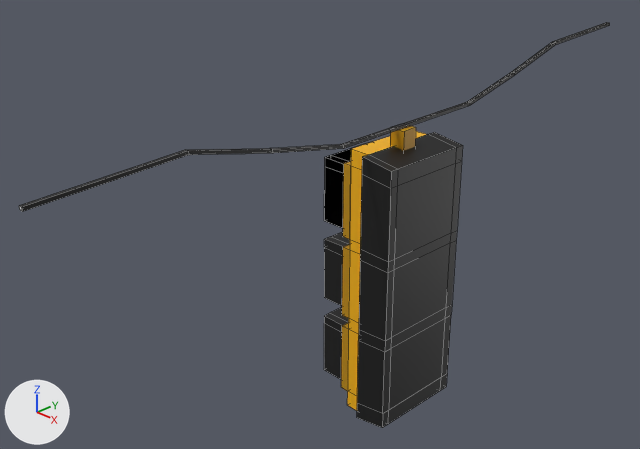
Two versions of the Blender file BlenderModels/Streetlight/greenLight/greenLight.blend, one commit apart.
Both versions are drawn from a 50 mm camera at (4.38, -4.88, 3.64) aimed at (-0.23, -0.38, 0.77). Lighting does not change. The marker at lower left points along +X, +Y and +Z. Mesh edges are drawn as thin lines.

Script lines for the objects in view, before the commit:
```python
me_cube = bpy.data.meshes.new('Cube')
me_cube.from_pydata(...)  # 294 vertices, 250 faces; spans x -0.33..0.49, y -3.01..3.0, z -0.87..1.96
# faces by material slot: [51, 144, 20, 20, 5, 5, 5]
me_cube.materials.append(mat_material)  # white #e7e7e7
me_cube.materials.append(mat_blackplastic)  # black #0f0f0f
me_cube.materials.append(mat_yellowplastic)  # yellow #f7b500
me_cube.materials.append(mat_darkyellowplastic)  # yellow #be8c00
me_cube.materials.append(mat_red)  # red #880000
me_cube.materials.append(mat_yellow)  # yellow #8b8500
me_cube.materials.append(mat_green)  # green #2dff00
ob_cube = bpy.data.objects.new('Cube', me_cube)
ob_cube.location = (0.0, 0.0, 0.0)
```
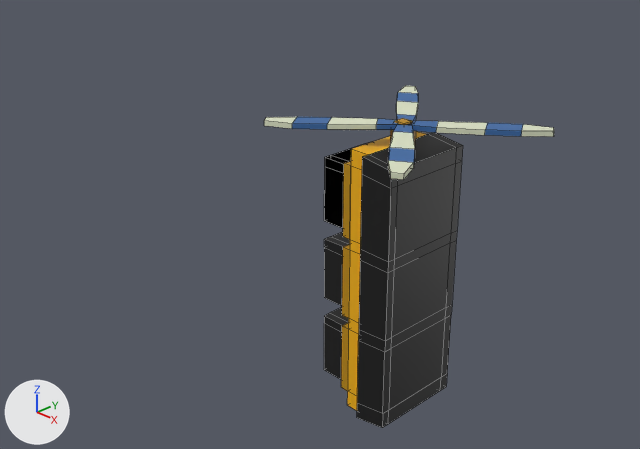
Changed parts and their boxes [x1, y1, x2, y2] in the pictures (640 x 449 px):
'Cube', reshaped (51% narrower, 16% shorter): before [19, 22, 610, 428]; after [264, 86, 554, 428]
part 1 of me_cube, added: after [411, 121, 554, 137]
part 2 of me_cube, added: after [396, 86, 418, 125]
part 3 of me_cube, added: after [264, 117, 402, 130]
part 4 of me_cube, added: after [388, 123, 415, 180]
part 5 of me_cube, cut back: before [19, 22, 610, 211]; after [394, 118, 413, 125]

What the commit changed:
Material 'PropellerWhite' (mat_propellerwhite) is new.
Its base color is (0.757, 0.8, 0.59) (white #e2e7ca).
Material 'PropellerBlue' (mat_propellerblue) is new.
Its base color is (0.0417, 0.144, 0.384) (blue #3a6aa7).
me_cube is used by ob_cube; location (0.0, 0.0, 0.0).
me_cube had 294 vertices, 250 faces and spanned x -0.33..0.49, y -3.01..3.0, z -0.87..1.96.
me_cube now has 319 vertices, 268 faces and spans x -0.59..1.14, y -0.82..0.91, z -0.87..1.64.
me_cube part 1: a new loose piece of 20 vertices spanning x 0.21..1.14, y 0.01..0.74, z 1.58..1.63.
me_cube part 2: a new loose piece of 20 vertices spanning x -0.44..0.31, y -0.01..0.91, z 1.58..1.63.
me_cube part 3: a new loose piece of 20 vertices spanning x -0.59..0.3, y -0.67..0.12, z 1.58..1.63.
me_cube part 4: a new loose piece of 20 vertices spanning x 0.19..0.95, y -0.82..0.09, z 1.58..1.63.
Part 5, on me_cube:
59 vertices are removed from x 0.21..0.24, y -3.01..3.0, z 1.58..1.96.
59 faces are deleted.
4 vertices are added at (0.18, 0.01, 1.64), (0.18, 0.09, 1.64), (0.28, 0.01, 1.64), (0.28, 0.09, 1.64).
5 new faces join them, mat_darkyellowplastic (yellow #be8c00).
me_cube now uses material mat_propellerblue (blue #3a6aa7).
me_cube now uses material mat_propellerwhite (white #e2e7ca).
